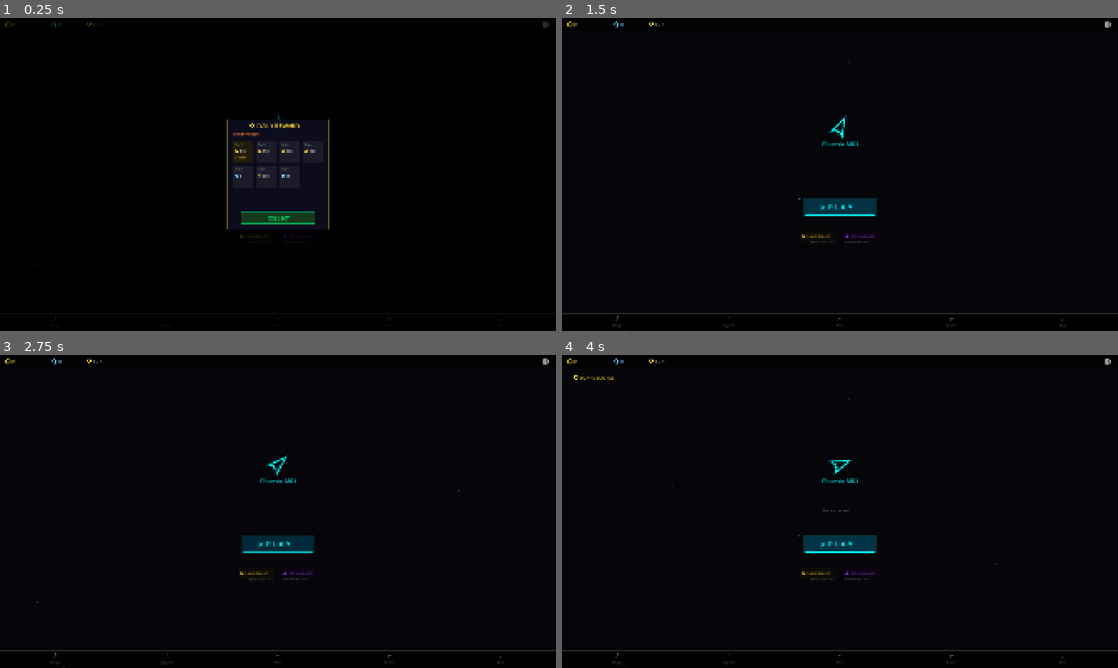
Above: before the commit, frames 1-4 (two rows, left to right).
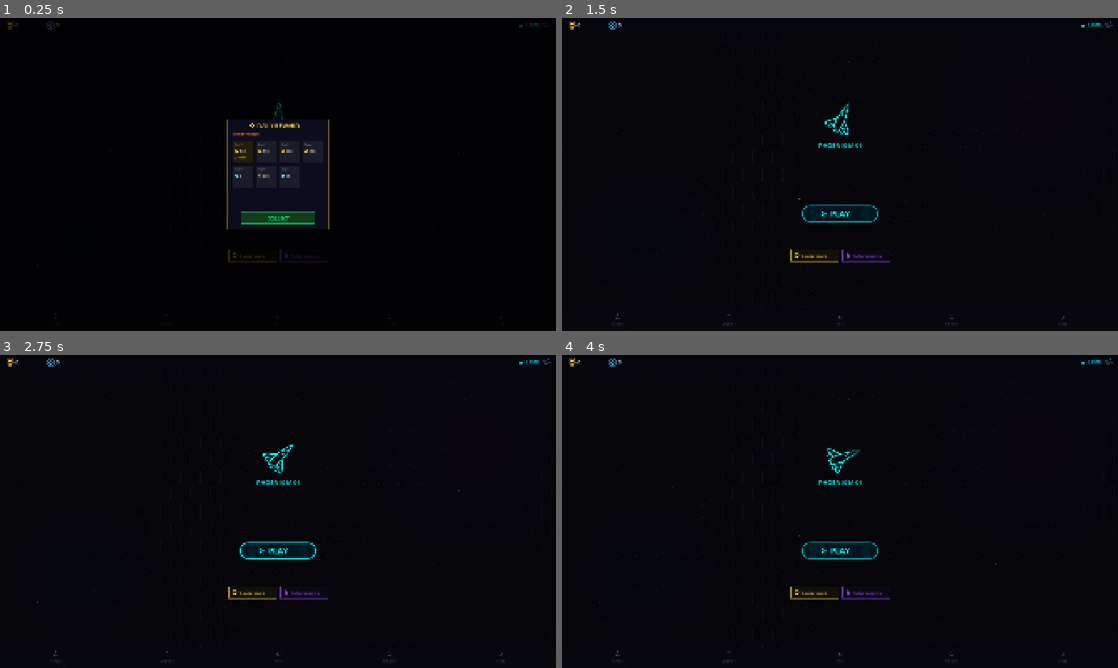
Above: after the commit, the same moments.

Repository: fognil/asteroids
Game: Godot game, scene res://scenes/menu/main_menu.tscn
The game is run twice, just before and just after one commit, with the same random seed, the same clock (stepped at 60 frames per second) and the same inputs.
Inputs (mouse positions are in pixels of both pictures, inside the frame that each line leads up to):
- Up to frame 1 (0.25 s): no input
- Up to frame 2 (1.5 s): tap Enter at 0.5 s; move the mouse to (962, 158) at 0.52 s; hold D (rotate_right) 0.53-1.25 s; hold Space (fire) 0.53-1.25 s; click (962, 158) at 0.67 s; drag from (728, 190) to (812, 237) at 1.27 s
- Up to frame 3 (2.75 s): move the mouse to (333, 442) at 2.02 s; hold D (rotate_right) from 2.03 s (still down); hold Space (fire) from 2.03 s (still down); click (333, 442) at 2.17 s
- Up to frame 4 (4 s): release D (rotate_right) at 2.75 s; release Space (fire) at 2.75 s; drag from (812, 574) to (673, 464) at 2.77 s; move the mouse to (1006, 558) at 3.52 s; hold A (rotate_left) from 3.53 s (still down); hold Space (fire) from 3.53 s (still down); tap B (bomb) at 3.6 s; click (1006, 558) at 3.67 s

The runs differ from the first frame. In frame 1, 0.4% of the frame differs, in the area x 0-99%, y 1-97%; in frame 2, 2.2%; in frame 3, 2.2%; in frame 4, 2.3%, in the area x 0-100%, y 1-99%.

Commit message:
ui: redesign main menu to match neon sci-fi mockup
- Hex grid background with subtle pulsing wave animation
- Nebula gradient (purple right, blue left) for depth
- Detailed wireframe ship with body, wings, engines, cockpit, struts
- 3-layer glow system (wide glow → medium → sharp lines)
- Engine glow dots with pulsing animation
- Pill-shaped PLAY button with rounded ends and underline glow
- Glassmorphism Leaderboard/Achievements buttons with accent bars
- 70px frosted glass nav bar with active tab glow + indicator line
- Larger status bar with circle badges for coins/gems
- LEVEL display with medal icon on right side
- All touch hit areas updated to match new positions

Diff:
--- a/project.godot
+++ b/project.godot
@@ -68,7 +68,6 @@
 [input_devices]
 
 pointing/emulate_touch_from_mouse=true
-pointing/emulate_mouse_from_touch=true
 
 [rendering]
 
--- a/scenes/menu/main_menu.gd
+++ b/scenes/menu/main_menu.gd
@@ -122,14 +122,22 @@
 			settings_screen.show_settings()
 		return
 
-	# PLAY button area (center)
-	var play_rect := Rect2(vp.x / 2 - 120, vp.y * 0.58, 240, 55)
+	# PLAY button area (center, pill-shaped)
+	var play_w: float = 260.0
+	var play_h: float = 55.0
+	var play_rect := Rect2((vp.x - play_w) / 2, vp.y * 0.60, play_w, play_h)
 	if play_rect.has_point(pos):
 		_start_game()
 		return
 
-	# Leaderboard button (below play, left)
-	var lb_rect := Rect2(vp.x / 2 - 140, vp.y * 0.68, 130, 35)
+	# Leaderboard button
+	var btn_w: float = 165.0
+	var btn_h: float = 42.0
+	var gap: float = 12.0
+	var total_w := btn_w * 2 + gap
+	var btn_y := vp.y * 0.74
+	var lb_x := (vp.x - total_w) / 2
+	var lb_rect := Rect2(lb_x, btn_y, btn_w, btn_h)
 	if lb_rect.has_point(pos):
 		_hide_subscreens()
 		if leaderboard_screen:
@@ -138,8 +146,9 @@
 			achievements_screen.visible = false
 		return
 
-	# Achievements button (below play, right)
-	var ach_rect := Rect2(vp.x / 2 + 10, vp.y * 0.68, 130, 35)
+	# Achievements button
+	var ach_x := lb_x + btn_w + gap
+	var ach_rect := Rect2(ach_x, btn_y, btn_w, btn_h)
 	if ach_rect.has_point(pos):
 		_hide_subscreens()
 		if achievements_screen:
@@ -148,8 +157,8 @@
 			leaderboard_screen.visible = false
 		return
 
-	# Bottom nav tabs
-	var tab_y := vp.y - 60
+	# Bottom nav tabs (70px height)
+	var tab_y := vp.y - 70
 	if pos.y > tab_y:
 		var tab_width := vp.x / 5.0
 		var tab_idx := int(pos.x / tab_width)
@@ -179,11 +188,17 @@
 	# Background
 	draw_rect(Rect2(0, 0, vp.x, vp.y), Color(0.02, 0.02, 0.04))
 
+	# Nebula gradient
+	_draw_nebula_gradient(vp)
+
 	# Stars
 	for star in star_bg:
 		var twinkle := 0.4 + 0.6 * sin(time * star["speed"] + star["offset"])
 		var spos: Vector2 = star["pos"]
 		draw_circle(spos, star["size"], Color(1, 1, 1, star["brightness"] * twinkle))
+
+	# Hex grid
+	_draw_hex_grid(vp, time)
 
 	if selected_tab >= 0:
 		_draw_sub_screen(vp, font, time)
@@ -197,127 +212,303 @@
 	_draw_nav_bar(vp, font)
 
 func _draw_status_bar(vp: Vector2, font: Font) -> void:
-	# Top bar background
-	draw_rect(Rect2(0, 0, vp.x, 45), Color(0, 0, 0, 0.5))
-
-	# Coins
-	NeonIcons.draw_coin(self, Vector2(28, 22), 8.0)
-	draw_string(font, Vector2(42, 30), str(GameData.total_coins), HORIZONTAL_ALIGNMENT_LEFT, -1, 18, Color(1, 0.85, 0.2))
-	# Gems
-	NeonIcons.draw_gem(self, Vector2(188, 22), 8.0)
-	draw_string(font, Vector2(202, 30), str(GameData.gems), HORIZONTAL_ALIGNMENT_LEFT, -1, 18, Color(0.4, 0.8, 1))
-	# Level
-	NeonIcons.draw_trophy(self, Vector2(308, 22), 8.0)
-	draw_string(font, Vector2(322, 30), "Lv." + str(GameData.player_level), HORIZONTAL_ALIGNMENT_LEFT, -1, 16, Color(0.8, 0.8, 0.8))
-	# Settings gear
-	NeonIcons.draw_gear(self, Vector2(vp.x - 35, 23), 12.0)
+	# Frosted glass top bar
+	draw_rect(Rect2(0, 0, vp.x, 50), Color(0.02, 0.02, 0.06, 0.85))
+	draw_line(Vector2(0, 50), Vector2(vp.x, 50), Color(0.2, 0.4, 0.5, 0.3), 1.0)
+
+	# Coins — gold circle badge + amount
+	var coin_x: float = 20.0
+	draw_circle(Vector2(coin_x + 15, 25), 13.0, Color(0.3, 0.2, 0, 0.5))
+	draw_arc(Vector2(coin_x + 15, 25), 13.0, 0, TAU, 16, Color(1, 0.85, 0.2, 0.5), 1.5, true)
+	NeonIcons.draw_coin(self, Vector2(coin_x + 15, 25), 7.0, Color(1, 0.85, 0.2))
+	draw_string(font, Vector2(coin_x + 34, 31), str(GameData.total_coins), HORIZONTAL_ALIGNMENT_LEFT, -1, 18, Color(1, 1, 1, 0.9))
+
+	# Gems — diamond badge + amount
+	var gem_x: float = 160.0
+	draw_circle(Vector2(gem_x + 15, 25), 13.0, Color(0, 0.1, 0.2, 0.5))
+	draw_arc(Vector2(gem_x + 15, 25), 13.0, 0, TAU, 16, Color(0.4, 0.8, 1, 0.5), 1.5, true)
+	NeonIcons.draw_gem(self, Vector2(gem_x + 15, 25), 7.0, Color(0.4, 0.8, 1))
+	draw_string(font, Vector2(gem_x + 34, 31), str(GameData.gems), HORIZONTAL_ALIGNMENT_LEFT, -1, 18, Color(1, 1, 1, 0.9))
+
+	# Level — right side with shield badge
+	var level_text := "LEVEL " + str(GameData.player_level)
+	var level_size := font.get_string_size(level_text, HORIZONTAL_ALIGNMENT_LEFT, -1, 18)
+	var lx := vp.x - level_size.x - 55
+	NeonIcons.draw_medal(self, Vector2(lx, 25), 9.0, Color(0, 1, 1, 0.8))
+	draw_string(font, Vector2(lx + 18, 31), level_text, HORIZONTAL_ALIGNMENT_LEFT, -1, 18, Color(0, 1, 1, 0.9))
+
+	# Settings gear far right
+	NeonIcons.draw_gear(self, Vector2(vp.x - 30, 25), 11.0, Color(0.5, 0.5, 0.6, 0.6))
+
+func _draw_hex_grid(vp: Vector2, time: float) -> void:
+	## Subtle hexagonal grid background
+	var hex_size: float = 40.0
+	var hex_h := hex_size * 2.0
+	var hex_w := sqrt(3.0) * hex_size
+	var alpha_base: float = 0.04
+
+	for row in int(vp.y / (hex_h * 0.75)) + 2:
+		for col in int(vp.x / hex_w) + 2:
+			var cx := float(col) * hex_w + (hex_w * 0.5 if row % 2 == 1 else 0.0)
+			var cy := float(row) * hex_h * 0.75
+
+			# Distance from center for fading
+			var dist := Vector2(cx, cy).distance_to(vp / 2) / (vp.length() / 2)
+			var alpha := alpha_base * clampf(1.0 - dist * 0.5, 0.2, 1.0)
+
+			# Pulse effect — subtle wave
+			alpha += 0.01 * sin(time * 0.5 + cx * 0.01 + cy * 0.01)
+
+			var hex_pts := PackedVector2Array()
+			for i in 7:
+				var angle := float(i) / 6.0 * TAU + PI / 6
+				hex_pts.append(Vector2(cx + cos(angle) * hex_size, cy + sin(angle) * hex_size))
+			draw_polyline(hex_pts, Color(0.3, 0.5, 0.7, alpha), 0.5, true)
+
+func _draw_nebula_gradient(vp: Vector2) -> void:
+	## Subtle purple/blue nebula gradient in background
+	# Purple glow right side
+	for i in 8:
+		var r := 100.0 + float(i) * 40.0
+		draw_circle(Vector2(vp.x * 0.85, vp.y * 0.3), r, Color(0.15, 0.05, 0.25, 0.015))
+	# Blue glow left side
+	for i in 6:
+		var r := 80.0 + float(i) * 35.0
+		draw_circle(Vector2(vp.x * 0.15, vp.y * 0.7), r, Color(0.05, 0.1, 0.2, 0.015))
 
 func _draw_ship_preview(vp: Vector2, font: Font, time: float) -> void:
-	var center := Vector2(vp.x / 2, vp.y * 0.35)
+	var center := Vector2(vp.x / 2, vp.y * 0.33)
 	var ship_color: Color = GameData.get_ship_color()
-	var s: float = 35.0
-
-	# Draw rotating ship
-	var pts := PackedVector2Array()
+	var s: float = 55.0  # Bigger ship
 	var rot := ship_rotation
-	var ship_points_raw := [
-		Vector2(0, -s), Vector2(-s * 0.6, s * 0.7), Vector2(-s * 0.15, s * 0.4),
-		Vector2(0, s * 0.55), Vector2(s * 0.15, s * 0.4), Vector2(s * 0.6, s * 0.7), Vector2(0, -s)
+
+	# === Detailed wireframe ship ===
+	# Main body
+	var body := PackedVector2Array()
+	var body_raw := [
+		Vector2(0, -s * 1.2),          # Nose tip
+		Vector2(-s * 0.12, -s * 0.9),  # Nose left
+		Vector2(-s * 0.2, -s * 0.4),   # Cockpit left
+		Vector2(-s * 0.25, -s * 0.1),  # Body middle left
+		Vector2(-s * 0.22, s * 0.3),   # Body lower left
+		Vector2(-s * 0.18, s * 0.6),   # Tail left
+		Vector2(-s * 0.1, s * 0.7),    # Tail inner left
+		Vector2(0, s * 0.55),           # Tail center
+		Vector2(s * 0.1, s * 0.7),     # Tail inner right
+		Vector2(s * 0.18, s * 0.6),    # Tail right
+		Vector2(s * 0.22, s * 0.3),    # Body lower right
+		Vector2(s * 0.25, -s * 0.1),   # Body middle right
+		Vector2(s * 0.2, -s * 0.4),    # Cockpit right
+		Vector2(s * 0.12, -s * 0.9),   # Nose right
+		Vector2(0, -s * 1.2),          # Close
 	]
-	for p in ship_points_raw:
-		pts.append(center + p.rotated(rot))
-
-	# Glow
-	draw_polyline(pts, Color(ship_color, 0.2), 8.0, true)
-	draw_polyline(pts, Color(ship_color, 0.5), 4.0, true)
-	draw_polyline(pts, ship_color, 2.0, true)
-
-	# Ship name
+	for p in body_raw:
+		body.append(center + p.rotated(rot))
+
+	# Left wing
+	var lwing := PackedVector2Array()
+	var lwing_raw := [
+		Vector2(-s * 0.25, -s * 0.1),
+		Vector2(-s * 0.7, s * 0.3),
+		Vector2(-s * 0.8, s * 0.5),
+		Vector2(-s * 0.65, s * 0.55),
+		Vector2(-s * 0.22, s * 0.3),
+	]
+	for p in lwing_raw:
+		lwing.append(center + p.rotated(rot))
+
+	# Right wing
+	var rwing := PackedVector2Array()
+	var rwing_raw := [
+		Vector2(s * 0.25, -s * 0.1),
+		Vector2(s * 0.7, s * 0.3),
+		Vector2(s * 0.8, s * 0.5),
+		Vector2(s * 0.65, s * 0.55),
+		Vector2(s * 0.22, s * 0.3),
+	]
+	for p in rwing_raw:
+		rwing.append(center + p.rotated(rot))
+
+	# Engine pods
+	var leng := PackedVector2Array()
+	for p in [Vector2(-s * 0.45, s * 0.3), Vector2(-s * 0.5, s * 0.65), Vector2(-s * 0.35, s * 0.65), Vector2(-s * 0.3, s * 0.3)]:
+		leng.append(center + p.rotated(rot))
+	var reng := PackedVector2Array()
+	for p in [Vector2(s * 0.45, s * 0.3), Vector2(s * 0.5, s * 0.65), Vector2(s * 0.35, s * 0.65), Vector2(s * 0.3, s * 0.3)]:
+		reng.append(center + p.rotated(rot))
+
+	# Cockpit lines
+	var cockpit := PackedVector2Array()
+	for p in [Vector2(-s * 0.1, -s * 0.6), Vector2(0, -s * 0.8), Vector2(s * 0.1, -s * 0.6), Vector2(0, -s * 0.35), Vector2(-s * 0.1, -s * 0.6)]:
+		cockpit.append(center + p.rotated(rot))
+
+	# Cross struts (detail lines)
+	var strut1_a := center + Vector2(-s * 0.35, s * 0.1).rotated(rot)
+	var strut1_b := center + Vector2(-s * 0.6, s * 0.4).rotated(rot)
+	var strut2_a := center + Vector2(s * 0.35, s * 0.1).rotated(rot)
+	var strut2_b := center + Vector2(s * 0.6, s * 0.4).rotated(rot)
+
+	# === Draw with glow layers ===
+	# Layer 1: Wide glow
+	var glow1 := Color(ship_color, 0.08)
+	draw_polyline(body, glow1, 10.0, true)
+	draw_polyline(lwing, glow1, 10.0, true)
+	draw_polyline(rwing, glow1, 10.0, true)
+
+	# Layer 2: Medium glow
+	var glow2 := Color(ship_color, 0.2)
+	draw_polyline(body, glow2, 4.0, true)
+	draw_polyline(lwing, glow2, 4.0, true)
+	draw_polyline(rwing, glow2, 4.0, true)
+
+	# Layer 3: Sharp lines
+	draw_polyline(body, ship_color, 1.5, true)
+	draw_polyline(lwing, ship_color, 1.5, true)
+	draw_polyline(rwing, ship_color, 1.5, true)
+	draw_polyline(leng, Color(ship_color, 0.7), 1.0, true)
+	draw_polyline(reng, Color(ship_color, 0.7), 1.0, true)
+	draw_polyline(cockpit, Color(ship_color, 0.6), 1.0, true)
+
+	# Detail struts
+	draw_line(strut1_a, strut1_b, Color(ship_color, 0.3), 0.5)
+	draw_line(strut2_a, strut2_b, Color(ship_color, 0.3), 0.5)
+
+	# Engine glow dots (pulsing)
+	var engine_pulse := 0.5 + 0.5 * sin(time * 4.0)
+	var el := center + Vector2(-s * 0.42, s * 0.65).rotated(rot)
+	var er := center + Vector2(s * 0.42, s * 0.65).rotated(rot)
+	draw_circle(el, 3.0 + engine_pulse * 2.0, Color(ship_color, 0.3 + engine_pulse * 0.3))
+	draw_circle(er, 3.0 + engine_pulse * 2.0, Color(ship_color, 0.3 + engine_pulse * 0.3))
+
+	# Ship name with glow
 	var ship_name: String = ""
 	if GameData.equipped_ship in GameData.SHIP_STATS:
-		ship_name = GameData.SHIP_STATS[GameData.equipped_ship]["name"]
-	var name_size := font.get_string_size(ship_name, HORIZONTAL_ALIGNMENT_CENTER, -1, 20)
-	draw_string(font, Vector2((vp.x - name_size.x) / 2, center.y + s + 30), ship_name, HORIZONTAL_ALIGNMENT_CENTER, -1, 20, Color(ship_color, 0.9))
+		ship_name = GameData.SHIP_STATS[GameData.equipped_ship]["name"].to_upper()
+	var name_size := font.get_string_size(ship_name, HORIZONTAL_ALIGNMENT_CENTER, -1, 22)
+	var name_x := (vp.x - name_size.x) / 2
+	var name_y := center.y + s * 1.2 + 25
+	# Text glow
+	draw_string(font, Vector2(name_x, name_y), ship_name, HORIZONTAL_ALIGNMENT_CENTER, -1, 22, Color(ship_color, 0.3))
+	draw_string(font, Vector2(name_x, name_y), ship_name, HORIZONTAL_ALIGNMENT_CENTER, -1, 22, Color(ship_color, 0.9))
 
 func _draw_play_button(vp: Vector2, font: Font, time: float) -> void:
-	var btn_x := vp.x / 2 - 120
-	var btn_y := vp.y * 0.58
-	var btn_w: float = 240.0
+	var btn_w: float = 260.0
 	var btn_h: float = 55.0
-
-	# Glow pulse
-	var pulse := 0.5 + 0.5 * sin(time * 2.0)
-	var glow_color := Color(0, 1, 1, 0.1 + pulse * 0.1)
-	draw_rect(Rect2(btn_x - 4, btn_y - 4, btn_w + 8, btn_h + 8), glow_color)
-
-	# Button background
-	draw_rect(Rect2(btn_x, btn_y, btn_w, btn_h), Color(0, 0.2, 0.3, 0.6))
+	var btn_x := (vp.x - btn_w) / 2
+	var btn_y := vp.y * 0.60
+	var r := btn_h / 2.0  # Pill radius
+	var pulse := 0.5 + 0.5 * sin(time * 2.5)
+
+	# === Pill-shaped button ===
+	# Build pill outline
+	var pill := PackedVector2Array()
+	# Left semicircle
+	for i in 13:
+		var angle := PI / 2 + float(i) / 12.0 * PI
+		pill.append(Vector2(btn_x + r + cos(angle) * r, btn_y + r + sin(angle) * r))
+	# Top line
+	pill.append(Vector2(btn_x + btn_w - r, btn_y))
+	# Right semicircle
+	for i in 13:
+		var angle := -PI / 2 + float(i) / 12.0 * PI
+		pill.append(Vector2(btn_x + btn_w - r + cos(angle) * r, btn_y + r + sin(angle) * r))
+	# Bottom line
+	pill.append(Vector2(btn_x + r, btn_y + btn_h))
+	pill.append(pill[0])
+
+	# Glow layer (wide, pulsing)
+	draw_polyline(pill, Color(0, 1, 1, 0.06 + pulse * 0.06), 12.0, true)
+	# Fill (dark glass)
+	draw_rect(Rect2(btn_x + r, btn_y, btn_w - r * 2, btn_h), Color(0, 0.15, 0.2, 0.5))
+	draw_circle(Vector2(btn_x + r, btn_y + r), r, Color(0, 0.15, 0.2, 0.5))
+	draw_circle(Vector2(btn_x + btn_w - r, btn_y + r), r, Color(0, 0.15, 0.2, 0.5))
+	# Border (bright)
+	draw_polyline(pill, Color(0, 1, 1, 0.5 + pulse * 0.3), 2.0, true)
+	# Inner bright edge
+	draw_polyline(pill, Color(0, 1, 1, 0.15 + pulse * 0.1), 4.0, true)
+
+	# Underline glow
+	draw_line(Vector2(btn_x + 30, btn_y + btn_h + 4), Vector2(btn_x + btn_w - 30, btn_y + btn_h + 4), Color(0, 1, 1, 0.15 + pulse * 0.1), 3.0)
+
+	# Play icon + text
+	var play_text := "PLAY"
+	var text_size := font.get_string_size(play_text, HORIZONTAL_ALIGNMENT_CENTER, -1, 28)
+	var tx := (vp.x - text_size.x) / 2
+	NeonIcons.draw_play(self, Vector2(tx - 24, btn_y + btn_h / 2), 12.0, Color(0, 1, 1))
+	# Text glow
+	draw_string(font, Vector2(tx, btn_y + 38), play_text, HORIZONTAL_ALIGNMENT_CENTER, -1, 28, Color(0, 1, 1, 0.4))
+	draw_string(font, Vector2(tx, btn_y + 38), play_text, HORIZONTAL_ALIGNMENT_CENTER, -1, 28, Color(0, 1, 1))
+
+func _draw_best_scores(vp: Vector2, font: Font) -> void:
+	# === Glass panel buttons: Leaderboard + Achievements ===
+	var btn_w: float = 165.0
+	var btn_h: float = 42.0
+	var gap: float = 12.0
+	var total_w := btn_w * 2 + gap
+	var btn_y := vp.y * 0.74
+	var lb_x := (vp.x - total_w) / 2
+	var ach_x := lb_x + btn_w + gap
+
+	# -- Leaderboard button (gold accent) --
+	# Glass fill
+	draw_rect(Rect2(lb_x, btn_y, btn_w, btn_h), Color(0.12, 0.1, 0.03, 0.5))
 	# Border
-	var border_pts := PackedVector2Array([
-		Vector2(btn_x, btn_y), Vector2(btn_x + btn_w, btn_y),
-		Vector2(btn_x + btn_w, btn_y + btn_h), Vector2(btn_x, btn_y + btn_h), Vector2(btn_x, btn_y)
-	])
-	draw_polyline(border_pts, Color(0, 1, 1, 0.6 + pulse * 0.3), 2.0)
-
-	# Text
-	var play_text := "P L A Y"
-	var text_size := font.get_string_size(play_text, HORIZONTAL_ALIGNMENT_CENTER, -1, 26)
-	var text_x := (vp.x - text_size.x) / 2
-	NeonIcons.draw_play(self, Vector2(text_x - 18, btn_y + 28), 10.0, Color(0, 1, 1))
-	draw_string(font, Vector2(text_x, btn_y + 36), play_text, HORIZONTAL_ALIGNMENT_CENTER, -1, 26, Color(0, 1, 1))
-
-func _draw_best_scores(vp: Vector2, font: Font) -> void:
-	var y := vp.y * 0.72
-	var text := "Best Score: " + str(GameData.high_score) + "   |   Best Wave: " + str(GameData.best_wave)
-	var text_size := font.get_string_size(text, HORIZONTAL_ALIGNMENT_CENTER, -1, 14)
-	draw_string(font, Vector2((vp.x - text_size.x) / 2, y), text, HORIZONTAL_ALIGNMENT_CENTER, -1, 14, Color(0.5, 0.5, 0.5, 0.7))
-
-	# Leaderboard + Achievements buttons
-	var btn_y := vp.y * 0.68
-	var lb_x := vp.x / 2 - 140
-	var ach_x := vp.x / 2 + 10
-	var bw: float = 130.0
-	var bh: float = 35.0
-
-	draw_rect(Rect2(lb_x, btn_y, bw, bh), Color(0.1, 0.08, 0, 0.4))
-	draw_rect(Rect2(lb_x, btn_y, bw, bh), Color(1, 0.85, 0.2, 0.3), false, 1.0)
-	NeonIcons.draw_trophy(self, Vector2(lb_x + 14, btn_y + 18), 7.0, Color(1, 0.85, 0.2, 0.7))
-	draw_string(font, Vector2(lb_x + 28, btn_y + 23), "Leaderboard", HORIZONTAL_ALIGNMENT_LEFT, -1, 12, Color(1, 0.85, 0.2, 0.7))
-
-	draw_rect(Rect2(ach_x, btn_y, bw, bh), Color(0.08, 0, 0.1, 0.4))
-	draw_rect(Rect2(ach_x, btn_y, bw, bh), Color(0.6, 0.3, 1, 0.3), false, 1.0)
-	NeonIcons.draw_medal(self, Vector2(ach_x + 14, btn_y + 18), 7.0, Color(0.6, 0.3, 1, 0.7))
-	draw_string(font, Vector2(ach_x + 28, btn_y + 23), "Achievements", HORIZONTAL_ALIGNMENT_LEFT, -1, 12, Color(0.6, 0.3, 1, 0.7))
+	draw_rect(Rect2(lb_x, btn_y, btn_w, btn_h), Color(1, 0.85, 0.2, 0.35), false, 1.5)
+	# Left accent bar
+	draw_rect(Rect2(lb_x, btn_y, 3, btn_h), Color(1, 0.85, 0.2, 0.6))
+	# Icon + text
+	NeonIcons.draw_trophy(self, Vector2(lb_x + 22, btn_y + btn_h / 2), 9.0, Color(1, 0.85, 0.2, 0.8))
+	draw_string(font, Vector2(lb_x + 40, btn_y + 27), "Leaderboard", HORIZONTAL_ALIGNMENT_LEFT, -1, 14, Color(1, 0.85, 0.2, 0.85))
+
+	# -- Achievements button (purple accent) --
+	draw_rect(Rect2(ach_x, btn_y, btn_w, btn_h), Color(0.08, 0.03, 0.12, 0.5))
+	draw_rect(Rect2(ach_x, btn_y, btn_w, btn_h), Color(0.6, 0.3, 1, 0.35), false, 1.5)
+	draw_rect(Rect2(ach_x, btn_y, 3, btn_h), Color(0.6, 0.3, 1, 0.6))
+	NeonIcons.draw_medal(self, Vector2(ach_x + 22, btn_y + btn_h / 2), 9.0, Color(0.6, 0.3, 1, 0.8))
+	draw_string(font, Vector2(ach_x + 40, btn_y + 27), "Achievements", HORIZONTAL_ALIGNMENT_LEFT, -1, 14, Color(0.6, 0.3, 1, 0.85))
 
 func _draw_nav_bar(vp: Vector2, font: Font) -> void:
-	var bar_h: float = 60.0
+	var bar_h: float = 70.0
 	var bar_y := vp.y - bar_h
 
-	# Background
-	draw_rect(Rect2(0, bar_y, vp.x, bar_h), Color(0, 0, 0, 0.7))
-	draw_line(Vector2(0, bar_y), Vector2(vp.x, bar_y), Color(0.3, 0.3, 0.3, 0.5), 1.0)
+	# Frosted glass background
+	draw_rect(Rect2(0, bar_y, vp.x, bar_h), Color(0.03, 0.03, 0.06, 0.88))
+	# Top border line
+	draw_line(Vector2(0, bar_y), Vector2(vp.x, bar_y), Color(0.2, 0.3, 0.4, 0.4), 1.0)
 
 	var tab_names := ["Hangar", "Upgrade", "Pass", "Mission", "Shop"]
-	var tab_icons: Array[Callable] = [
-		func(p: Vector2, c: Color): NeonIcons.draw_ship_icon(self, p, 7.0, c),
-		func(p: Vector2, c: Color): NeonIcons.draw_upgrade_arrow(self, p, 7.0, c),
-		func(p: Vector2, c: Color): NeonIcons.draw_ticket(self, p, 7.0, c),
-		func(p: Vector2, c: Color): NeonIcons.draw_crosshair(self, p, 7.0, c),
-		func(p: Vector2, c: Color): NeonIcons.draw_cart(self, p, 7.0, c),
-	]
-
 	var tab_w := vp.x / 5.0
 
 	for i in tab_names.size():
 		var x := float(i) * tab_w
-		var tab_color := Color(0.5, 0.5, 0.5, 0.6)
-		if i == selected_tab:
-			tab_color = Color(0, 1, 1, 0.9)
-		var icon_pos := Vector2(x + tab_w / 2, bar_y + 18)
-		tab_icons[i].call(icon_pos, tab_color)
+		var cx := x + tab_w / 2.0
+		var is_active := (i == selected_tab)
+		var tab_color := Color(0.4, 0.4, 0.5, 0.5)
+		var icon_size: float = 10.0
+		var label_size_px: int = 12
+
+		if is_active:
+			tab_color = Color(0, 1, 1, 0.95)
+			# Active tab glow background
+			draw_rect(Rect2(x + 2, bar_y, tab_w - 4, bar_h), Color(0, 0.2, 0.3, 0.15))
+			# Bottom indicator line
+			draw_line(Vector2(cx - 20, bar_y + bar_h - 3), Vector2(cx + 20, bar_y + bar_h - 3), Color(0, 1, 1, 0.7), 2.0)
+			# Icon glow
+			icon_size = 12.0
+
+		# Draw icon
+		var icon_y := bar_y + 22.0
+		match i:
+			0: NeonIcons.draw_ship_icon(self, Vector2(cx, icon_y), icon_size, tab_color)
+			1: NeonIcons.draw_upgrade_arrow(self, Vector2(cx, icon_y), icon_size, tab_color)
+			2: NeonIcons.draw_ticket(self, Vector2(cx, icon_y), icon_size, tab_color)
+			3: NeonIcons.draw_crosshair(self, Vector2(cx, icon_y), icon_size, tab_color)
+			4: NeonIcons.draw_cart(self, Vector2(cx, icon_y), icon_size, tab_color)
+
+		# Label
 		var label: String = tab_names[i]
-		var label_size := font.get_string_size(label, HORIZONTAL_ALIGNMENT_CENTER, -1, 10)
-		draw_string(font, Vector2(x + (tab_w - label_size.x) / 2, bar_y + 45), label, HORIZONTAL_ALIGNMENT_CENTER, -1, 10, tab_color)
+		var ls := font.get_string_size(label, HORIZONTAL_ALIGNMENT_CENTER, -1, label_size_px)
+		draw_string(font, Vector2(cx - ls.x / 2, bar_y + 50), label, HORIZONTAL_ALIGNMENT_CENTER, -1, label_size_px, tab_color)
 
 # === Sub Screens ===
 func _draw_sub_screen(vp: Vector2, font: Font, time: float) -> void:
